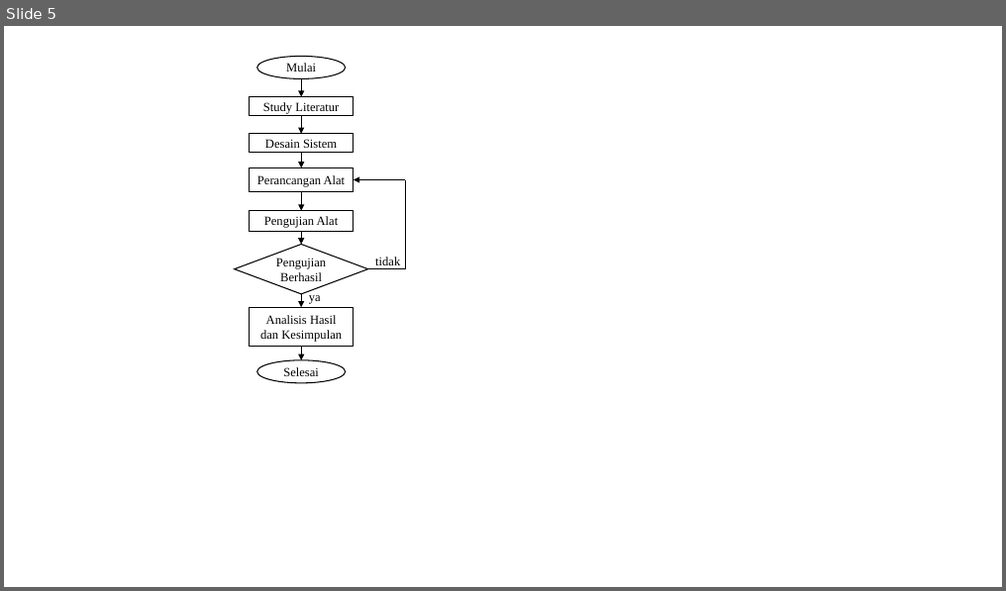
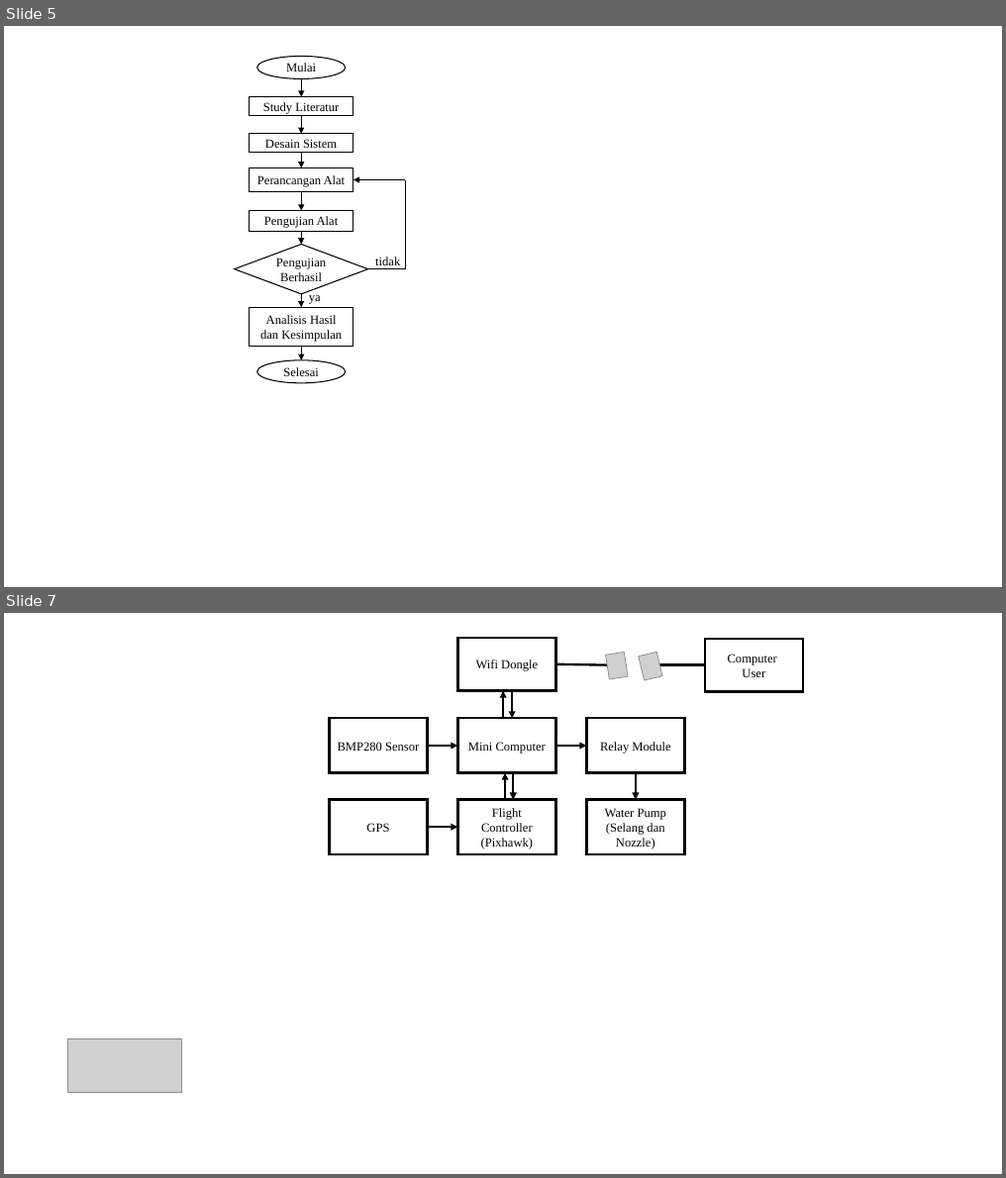
Before and after one commit to jamilfebrian/wokrspace, a slide deck: TA/Presentation1.pptx. Shown one above the other, each under a label of ours: slide 5 before the commit, slides 5 and 7 after it; the slides between them are not shown. The pictures are 1006x591 and 1006x1178 pixels, drawn with LibreOffice and Linux fonts; fonts in the diff are those of the drawing; grey boxes stand for pictures. Boxes give left, top, right and bottom in pixels: in the first picture for what was removed or moved away, otherwise in the second. Text is boxed around its words. In the diff, an @@ line names an element or a change of style, - is before the commit and + after.

```diff
--- a/TA/Presentation1.pptx
+++ b/TA/Presentation1.pptx
@@ slide 7 added at [4,613,1002,1174], background #FFFFFF @@
@@ rectangle added at [457,638,555,691], outline #000000 2.25 pt, 12 pt, text #000000 @@
+Wifi Dongle
@@ rectangle added at [705,639,803,691], outline #000000 2.25 pt, 12 pt, text #000000 @@
+Computer
+User
@@ line added from (555, 664) to (608, 665), #000000 2.25 pt @@
@@ picture added at [606,653,628,679] @@
@@ picture added at [639,653,662,680] @@
@@ line added from (653, 665) to (705, 665), #000000 2.25 pt @@
@@ arrow added from (503, 719) to (503, 691), #000000 2.25 pt @@
@@ arrow added from (512, 691) to (512, 719), #000000 2.25 pt @@
@@ rectangle added at [330,719,428,773], outline #000000 2.25 pt, 12 pt, text #000000 @@
+BMP280 Sensor
@@ rectangle added at [457,719,555,773], outline #000000 2.25 pt, 12 pt, text #000000 @@
+Mini Computer
@@ rectangle added at [586,719,684,773], fill #FFFFFF, outline #000000 2.25 pt, 12 pt, text #000000 @@
+Relay Module
@@ arrow added from (428, 746) to (457, 746), #000000 2.25 pt @@
@@ arrow added from (555, 746) to (586, 746), #000000 2.25 pt @@
@@ arrow added from (505, 799) to (505, 773), #000000 2.25 pt @@
@@ arrow added from (513, 773) to (513, 799), #000000 2.25 pt @@
@@ arrow added from (636, 773) to (636, 799), #000000 2.25 pt @@
@@ rectangle added at [330,799,428,854], outline #000000 2.25 pt, 12 pt, text #000000 @@
+GPS
@@ rectangle added at [457,799,555,854], outline #000000 2.25 pt, 12 pt, text #000000 @@
+Flight Controller (Pixhawk)
@@ rectangle added at [586,799,684,854], outline #000000 2.25 pt, 12 pt, text #000000 @@
+Water Pump
+(Selang dan Nozzle)
@@ arrow added from (428, 827) to (457, 827), #000000 2.25 pt @@
@@ picture added at [67,1039,181,1093] @@
```
Also in this commit, not shown: 2 slides changed, 3 other slides added, 10 other files.
